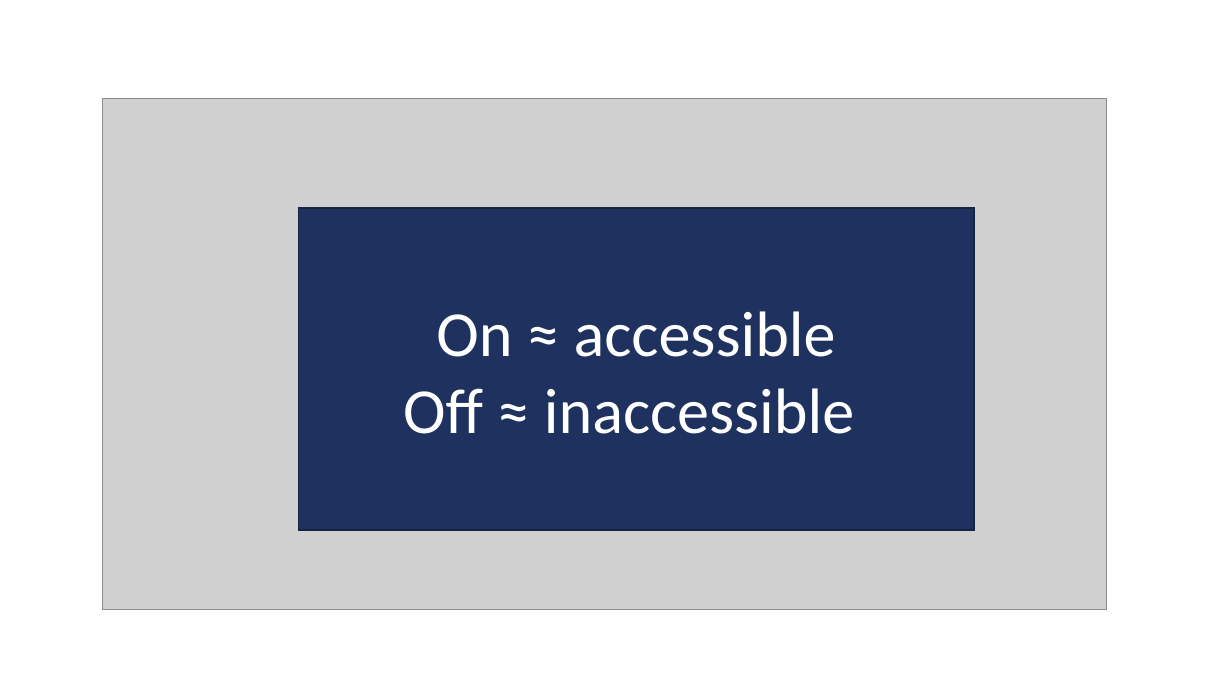
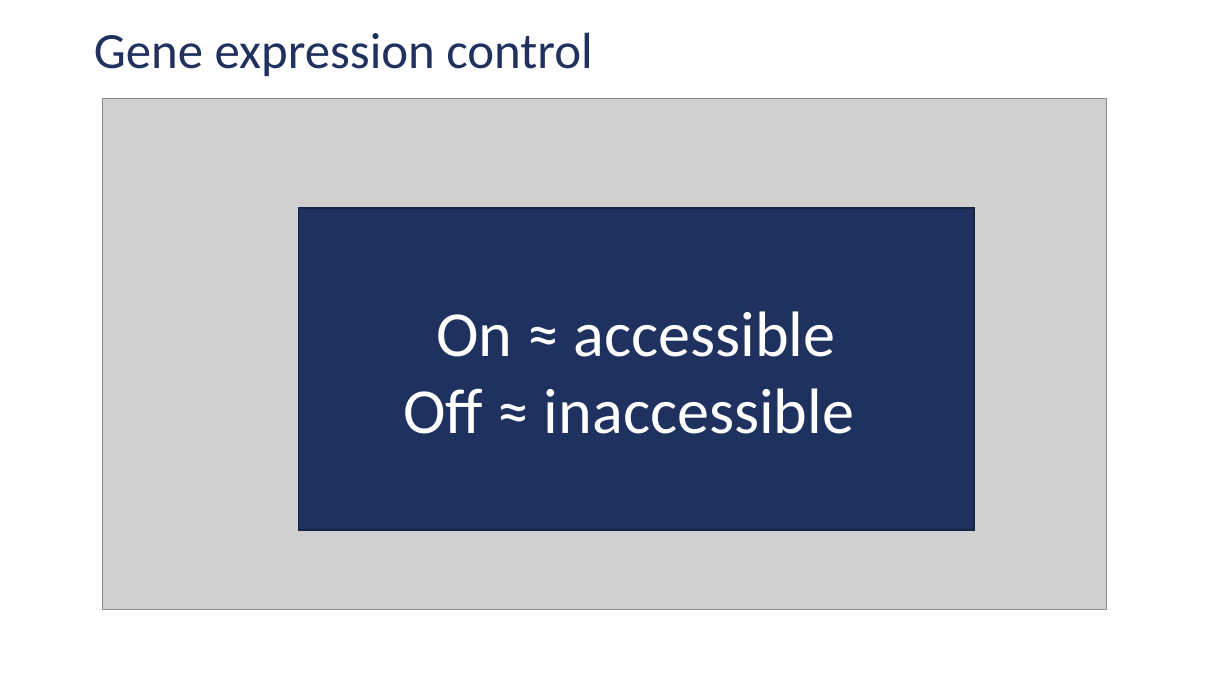
Before and after one commit to FAANG/train-aquafaang-bioinf, a slide deck: slide 5 of atac-seq/presentation/ATAC.pptx. Drawn at 1232x693 pixels with LibreOffice and Linux fonts; fonts in the diff are those of the drawing; grey boxes stand for pictures; background and template pictures are left out. Boxes give left, top, right and bottom in pixels: in the first picture for what was removed or moved away, otherwise in the second. Text is boxed around its words. In the diff, an @@ line names an element or a change of style, - is before the commit and + after.

Commit message:
Updates

```diff
--- a/atac-seq/presentation/ATAC.pptx
+++ b/atac-seq/presentation/ATAC.pptx
@@ title added at box(94, 32, 592, 77), 39.6 pt, text #20315F @@
+Gene expression control
```
